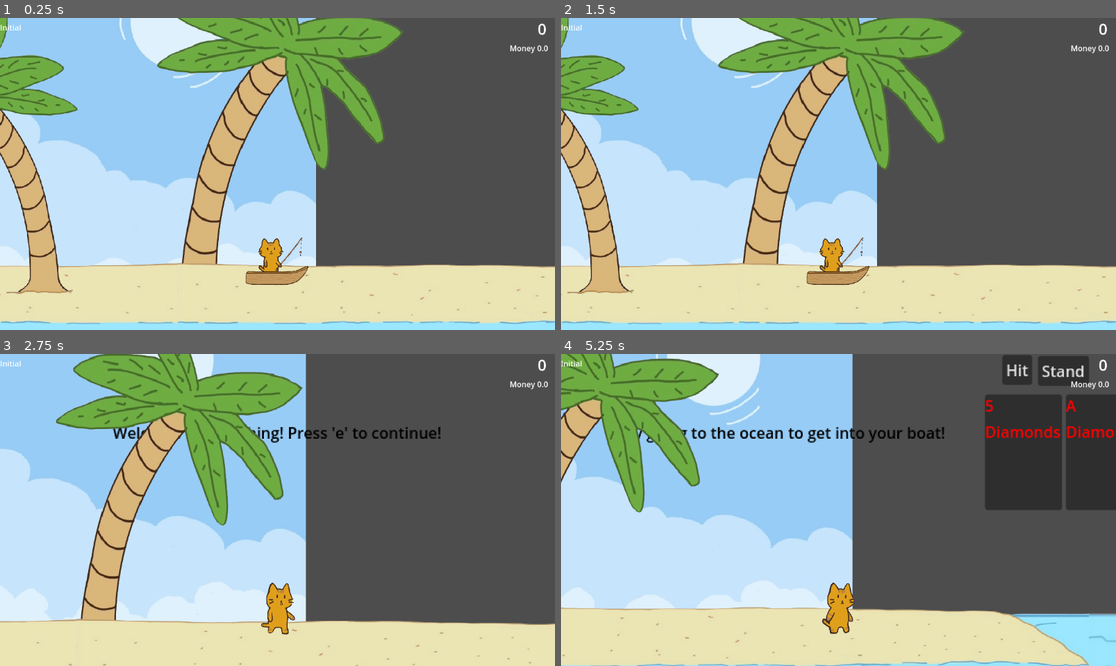
Above: before the commit, frames 1-4 (two rows, left to right).
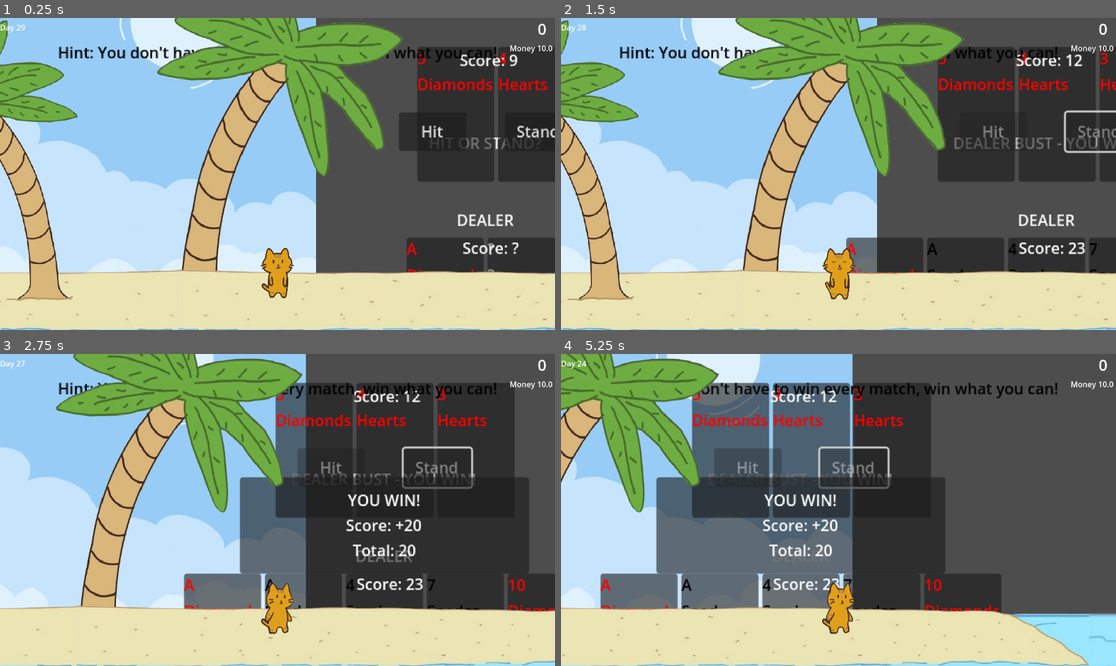
Above: after the commit, the same moments.

Repository: 3yaa/catfishing
Game: Godot game, scene res://scenes/game.tscn
The game is run twice, just before and just after one commit, with the same random seed, the same clock (stepped at 60 frames per second) and the same inputs.
Inputs (mouse positions are in pixels of both pictures, inside the frame that each line leads up to):
- Up to frame 1 (0.25 s): no input
- Up to frame 2 (1.5 s): click (993, 130) at 0.5 s, where only the run after the commit has a clickable "Hit"; click (1099, 130) at 1.25 s, where only the run after the commit has a clickable "Stand"
- Up to frame 3 (2.75 s): tap Enter (ui_accept) at 2, 2.27 s; hold Right (ui_right) from 2.03 s (still down); tap F (fishing) at 2.1 s
- Up to frame 4 (5.25 s): tap E (interact) at 2.75, 2.85, 5.1 s; tap Enter (ui_accept) at 3.02, 4.52 s; release Right (ui_right) at 3.53 s; hold Left (ui_left) 3.53-4.28 s; tap Space at 3.6 s; hold Right (ui_right) from 4.28 s (still down); tap F (fishing) at 4.35 s

The runs differ from the first frame. In frame 1, 29% of the frame differs, in the area x 0-100%, y 0-100%; in frame 2, 32%; in frame 3, 48%; in frame 4, 46%.

Commit message:
blackjack working with dealer

Diff:
--- a/scenes/game.tscn
+++ b/scenes/game.tscn
@@ -192,10 +192,10 @@
 script = ExtResource("9_vtaks")
 
 [node name="Minigame" parent="." instance=ExtResource("10_dinhu")]
-offset_left = 528.0
-offset_top = 200.0
-offset_right = 568.0
-offset_bottom = 240.0
+offset_left = 337.0
+offset_top = 336.0
+offset_right = 337.0
+offset_bottom = 336.0
 
 [node name="CardDisplay" parent="." instance=ExtResource("13_trtic")]
 visible = false
@@ -242,10 +242,10 @@
 script = ExtResource("20_1kice")
 
 [node name="FishShop" parent="." instance=ExtResource("21_5newe")]
-offset_left = 181.0
-offset_top = 53.0
-offset_right = 490.0
-offset_bottom = 238.0
+offset_left = -87.0
+offset_top = 44.0
+offset_right = 222.0
+offset_bottom = 229.0
 script = ExtResource("22_37s47")
 
 [node name="land" type="StaticBody2D" parent="."]
--- a/scenes/minigame.tscn
+++ b/scenes/minigame.tscn
@@ -5,78 +5,171 @@
 
 [node name="Minigame" type="Control"]
 layout_mode = 3
-anchors_preset = 0
-offset_right = 40.0
-offset_bottom = 40.0
+anchors_preset = 15
+anchor_right = 1.0
+anchor_bottom = 1.0
+grow_horizontal = 2
+grow_vertical = 2
 script = ExtResource("1_hwsak")
 
 [node name="MinigameManager" type="Node" parent="."]
 script = ExtResource("2_0dp5x")
 
 [node name="MinigameUI" type="Control" parent="."]
-anchors_preset = 0
-offset_right = 40.0
-offset_bottom = 40.0
+layout_mode = 1
+anchors_preset = 15
+anchor_right = 1.0
+anchor_bottom = 1.0
+grow_horizontal = 2
+grow_vertical = 2
+
+[node name="DealerHandLabel" type="Label" parent="MinigameUI"]
+layout_mode = 1
+anchors_preset = 5
+anchor_left = 0.5
+anchor_right = 0.5
+offset_left = -50.0
+offset_top = 20.0
+offset_right = 50.0
+offset_bottom = 43.0
+grow_horizontal = 2
+text = "DEALER"
+horizontal_alignment = 1
+
+[node name="DealerHand" type="HBoxContainer" parent="MinigameUI"]
+layout_mode = 1
+anchors_preset = 5
+anchor_left = 0.5
+anchor_right = 0.5
+offset_left = -200.0
+offset_top = 50.0
+offset_right = 200.0
+offset_bottom = 190.0
+grow_horizontal = 2
+alignment = 1
+
+[node name="DealerScoreLabel" type="Label" parent="MinigameUI"]
+layout_mode = 1
+anchors_preset = 5
+anchor_left = 0.5
+anchor_right = 0.5
+offset_left = -44.0
+offset_top = 49.0
+offset_right = 56.0
+offset_bottom = 72.0
+grow_horizontal = 2
+text = "Dealer Score: ?"
+horizontal_alignment = 1
+
+[node name="StatusLabel" type="Label" parent="MinigameUI"]
+layout_mode = 1
+anchors_preset = 8
+anchor_left = 0.5
+anchor_top = 0.5
+anchor_right = 0.5
+anchor_bottom = 0.5
+offset_left = -100.0
+offset_top = -60.0
+offset_right = 100.0
+offset_bottom = -37.0
+grow_horizontal = 2
+grow_vertical = 2
+text = "HIT OR STAND?"
+horizontal_alignment = 1
 
 [node name="PlayerHandLabel" type="Label" parent="MinigameUI"]
-layout_mode = 0
-offset_right = 40.0
-offset_bottom = 23.0
+layout_mode = 1
+anchors_preset = 7
+anchor_left = 0.5
+anchor_top = 1.0
+anchor_right = 0.5
+anchor_bottom = 1.0
+offset_left = -50.0
+offset_top = -320.0
+offset_right = 50.0
+offset_bottom = -297.0
+grow_horizontal = 2
+grow_vertical = 0
+text = "PLAYER"
+horizontal_alignment = 1
 
 [node name="PlayerHand" type="HBoxContainer" parent="MinigameUI"]
-layout_mode = 0
-offset_right = 40.0
-offset_bottom = 40.0
+layout_mode = 1
+anchors_preset = 7
+anchor_left = 0.5
+anchor_top = 1.0
+anchor_right = 0.5
+anchor_bottom = 1.0
+offset_left = -189.0
+offset_top = -148.0
+offset_right = 211.0
+offset_bottom = -8.0
+grow_horizontal = 2
+grow_vertical = 0
+alignment = 1
 
 [node name="PlayerScoreLabel" type="Label" parent="MinigameUI"]
-layout_mode = 0
-offset_right = 40.0
-offset_bottom = 23.0
-
-[node name="DealerHandLabel" type="Label" parent="MinigameUI"]
-layout_mode = 0
-offset_right = 40.0
-offset_bottom = 23.0
-
-[node name="DealerHand" type="HBoxContainer" parent="MinigameUI"]
-layout_mode = 0
-offset_right = 40.0
-offset_bottom = 40.0
-
-[node name="DealerScoreLabel" type="Label" parent="MinigameUI"]
-layout_mode = 0
-offset_right = 40.0
-offset_bottom = 23.0
-
-[node name="StatusLabel" type="Label" parent="MinigameUI"]
-layout_mode = 0
-offset_left = 28.0
-offset_top = -70.0
-offset_right = 68.0
-offset_bottom = -47.0
+layout_mode = 1
+anchors_preset = 7
+anchor_left = 0.5
+anchor_top = 1.0
+anchor_right = 0.5
+anchor_bottom = 1.0
+offset_left = -53.0
+offset_top = -146.0
+offset_right = 60.0
+offset_bottom = -123.0
+grow_horizontal = 2
+grow_vertical = 0
+text = "Player Score: 0"
+horizontal_alignment = 1
 
 [node name="HitButton" type="Button" parent="MinigameUI"]
-layout_mode = 0
-offset_left = 18.0
-offset_top = -41.0
-offset_right = 49.0
-offset_bottom = -10.0
+layout_mode = 1
+anchors_preset = 7
+anchor_left = 0.5
+anchor_top = 1.0
+anchor_right = 0.5
+anchor_bottom = 1.0
+offset_left = -90.0
+offset_top = -80.0
+offset_right = -20.0
+offset_bottom = -40.0
+grow_horizontal = 2
+grow_vertical = 0
 text = "Hit"
 
 [node name="StandButton" type="Button" parent="MinigameUI"]
-layout_mode = 0
-offset_left = 55.0
-offset_top = -40.0
-offset_right = 108.0
-offset_bottom = -9.0
+layout_mode = 1
+anchors_preset = 7
+anchor_left = 0.5
+anchor_top = 1.0
+anchor_right = 0.5
+anchor_bottom = 1.0
+offset_left = 20.0
+offset_top = -80.0
+offset_right = 90.0
+offset_bottom = -40.0
+grow_horizontal = 2
+grow_vertical = 0
 text = "Stand"
 
 [node name="ResultPanel" type="PanelContainer" parent="MinigameUI"]
-layout_mode = 0
-offset_left = 17.0
-offset_top = 22.0
-offset_right = 57.0
-offset_bottom = 62.0
+layout_mode = 1
+anchors_preset = 8
+anchor_left = 0.5
+anchor_top = 0.5
+anchor_right = 0.5
+anchor_bottom = 0.5
+offset_left = -150.0
+offset_top = -50.0
+offset_right = 150.0
+offset_bottom = 50.0
+grow_horizontal = 2
+grow_vertical = 2
 
 [node name="ResultText" type="Label" parent="MinigameUI/ResultPanel"]
 layout_mode = 2
+text = "RESULT"
+horizontal_alignment = 1
+vertical_alignment = 1
--- a/scripts/blackjack.gd
+++ b/scripts/blackjack.gd
@@ -1,32 +1,100 @@
 class_name Blackjack
 
 var deck: Deck
-var hand: Array[Deck.Card] = []
-var is_bust: bool = false
+var player_hand: Array[Deck.Card] = []
+var dealer_hand: Array[Deck.Card] = []
+var is_player_bust: bool = false
+var is_dealer_bust: bool = false
 var is_standing: bool = false
+var is_dealer_turn: bool = false
 
 func _init():
-	hand.clear()
+	_reset_game()
+
+func _reset_game():
+	player_hand.clear()
+	dealer_hand.clear()
+	is_player_bust = false
+	is_dealer_bust = false
+	is_standing = false
+	is_dealer_turn = false
+
+	# create a fresh deck for each game
 	deck = Deck.new()
-	hand.append(deck.draw_card())
-	hand.append(deck.draw_card())
+
+	# Deal initial cards
+	player_hand.append(deck.draw_card())
+	dealer_hand.append(deck.draw_card())
+	player_hand.append(deck.draw_card())
+	dealer_hand.append(deck.draw_card())
+
+	# Hide dealer second card
+	dealer_hand[1].visible = false
 
 func is_finished() -> bool:
-	return is_bust || is_standing
-#
-func get_score() -> int:
+	return is_player_bust || (is_standing && is_dealer_turn)
+
+func get_player_score() -> int:
+	return _calculate_score(player_hand)
+
+func get_dealer_score() -> int:
+	return _calculate_score(dealer_hand)
+
+func _calculate_score(hand: Array[Deck.Card]) -> int:
 	var score = 0
+	var aces = 0
+
 	for card in hand:
-		score += card.value
+		if card.rank == "A":
+			aces += 1
+			score += 11
+		else:
+			score += card.value
+
+	# ace
+	while score > 21 && aces > 0:
+		score -= 10
+		aces -= 1
+
 	return score
 
 func hit():
-	if is_finished():
+	if is_finished() || is_standing:
 		return
-	#
-	hand.append(deck.draw_card())
-	if get_score() > 21:
-		is_bust = true
+
+	player_hand.append(deck.draw_card())
+	if get_player_score() > 21:
+		is_player_bust = true
 
 func stand():
+	if is_standing:
+		return
+
 	is_standing = true
+	# reveal dealer hidden ahdn
+	dealer_hand[1].visible = true
+
+	# dealer AI
+	while get_dealer_score() < 17:
+		dealer_hand.append(deck.draw_card())
+
+	if get_dealer_score() > 21:
+		is_dealer_bust = true
+
+	is_dealer_turn = true
+
+func get_winner() -> String:
+	if is_player_bust:
+		return "dealer"
+	if is_dealer_bust:
+		return "player"
+
+	var player_score = get_player_score()
+	var dealer_score = get_dealer_score()
+
+	if player_score > dealer_score:
+		return "player"
+	elif dealer_score > player_score:
+		return "dealer"
+	else:
+		return "push"
--- a/scripts/card_display.gd
+++ b/scripts/card_display.gd
@@ -18,3 +18,11 @@
 
 	suit_label.add_theme_color_override("font_color", color)
 	rank_label.add_theme_color_override("font_color", color)
+
+func set_card_hidden():
+	rank_label.text = "?"
+	suit_label.text = "?"
+
+	var color = Color.DARK_GRAY
+	suit_label.add_theme_color_override("font_color", color)
+	rank_label.add_theme_color_override("font_color", color)
--- a/scripts/minigame_game_controller.gd
+++ b/scripts/minigame_game_controller.gd
@@ -15,34 +15,31 @@
 var card_scene = preload("res://scenes/card_display.tscn")
 
 func _ready():
-	# hide ui start
 	minigame_ui.visible = false
 	result_panel.visible = false
 
-	# connect button signal
 	hit_btn.pressed.connect(_on_hit)
 	stand_btn.pressed.connect(_on_stand)
 
-	# connect game signal
 	mg_manager.cur_game_finished.connect(_on_game_finished)
 	mg_manager.caught_fish.connect(_on_caught_fish)
 	mg_manager.lost_fish.connect(_on_lost_fish)
 
-	# start game
 	mg_manager.new_game()
 	_start_game()
 
 func _start_game():
 	minigame_ui.visible = true
 	result_panel.visible = false
-	_clear_hand()
+	_clear_hands()
 	_enable_buttons()
 	_update_display()
 
 func _on_hit():
-	mg_manager.current_game.hit();
+	mg_manager.current_game.hit()
 	_update_display()
-	if mg_manager.current_game.is_finished():
+
+	if mg_manager.current_game.is_player_bust:
 		_disable_buttons()
 		await get_tree().create_timer(0.5).timeout
 		mg_manager.finish_game()
@@ -51,52 +48,107 @@
 	mg_manager.current_game.stand()
 	_update_display()
 	_disable_buttons()
-	await get_tree().create_timer(0.5).timeout
+	await get_tree().create_timer(1.0).timeout
 	mg_manager.finish_game()
 
-func _on_game_finished(score: int, total_score: int):
-	var is_bust = mg_manager.current_game.is_bust
-	var bust_text = "    BUST" if is_bust else ""
-	result_text.text = "Hand Score: %d%s\nTotal Score: %d" % [score, bust_text, total_score]
+func _on_game_finished(score: int, total_score: int, winner: String):
+	var result_message = ""
+
+	match winner:
+		"player":
+			result_message = "YOU WIN!"
+		"dealer":
+			result_message = "DEALER WINS"
+		"push":
+			result_message = "PUSH - TIE"
+
+	var score_text = "+%d" % score if score > 0 else str(score)
+	result_text.text = "%s\nScore: %s\nTotal: %d" % [result_message, score_text, total_score]
 	result_panel.visible = true
 
-	await get_tree().create_timer(5).timeout
-	minigame_ui.visible = false
+	await get_tree().create_timer(3.0).timeout
+
+	# check if game should continue ??? might be borken
+	if mg_manager.player_score >= mg_manager.score_to_catch || mg_manager.cur_game_num >= mg_manager.max_game_num:
+		return
+
 	mg_manager.new_game()
 	_start_game()
 
 func _on_caught_fish():
-	print("CAUGHT FISH")
-	minigame_ui.visible = false
-	# add score and stuff
+	print("CAUGHT FISH - YOU WIN!")
+	status_label.text = "YOU CAUGHT THE FISH!"
+	result_text.text = "VICTORY!\nYou caught the fish!"
+	result_panel.visible = true
+
+	_disable_buttons()
+
 
 func _on_lost_fish():
-	print("LOST FISH")
-	minigame_ui.visible = false
-	# :'(
+	print("LOST FISH - GAME OVER")
+	status_label.text = "FISH GOT AWAY..."
+	result_text.text = "GAME OVER\nThe fish got away!"
+	result_panel.visible = true
+
+	_disable_buttons()
 
 func _update_display():
-	_display_hand(mg_manager.current_game.hand, player_hand_container, player_score_label);
-	#
-	if mg_manager.current_game.is_bust:
-		status_label.text = "BUST"
-	elif mg_manager.current_game.is_standing:
-		status_label.text = "STANDING"
+	var game = mg_manager.current_game
+
+	# display both hands
+	_display_hand(game.player_hand, player_hand_container, player_score_label, true)
+	_display_hand(game.dealer_hand, dealer_hand_container, dealer_score_label, game.is_standing)
+
+	# status update
+	if game.is_player_bust:
+		status_label.text = "BUST - YOU LOSE!"
+	elif game.is_dealer_bust:
+		status_label.text = "DEALER BUST - YOU WIN!"
+	elif game.is_standing:
+		status_label.text = "DEALER'S TURN"
 	else:
-		status_label.text = "HIT OR STAND"
+		status_label.text = "HIT OR STAND?"
 
-func _display_hand(hand: Array, container: Container, score_label: Label):
-	# clear existing
+func _display_hand(hand: Array, container: Container, score_label: Label, show_score: bool):
+	# clear existing cards
 	for child in container.get_children():
 		child.queue_free()
 
-	# create card display
+	# create card displays
 	for card in hand:
 		var card_display = card_scene.instantiate()
 		container.add_child(card_display)
-		card_display.set_card(card.suit, card.rank)
 
-func _clear_hand():
+		if card.visible:
+			card_display.set_card(card.suit, card.rank)
+		else:
+			card_display.set_card_hidden()
+
+	# Update score label
+	if show_score:
+		var score = 0
+		for card in hand:
+			if card.visible:
+				if card.rank == "A":
+					score += 11
+				else:
+					score += card.value
+
+		# fooking ace
+		var aces = 0
+		for card in hand:
+			if card.visible && card.rank == "A":
+				aces += 1
+
+		while score > 21 && aces > 0:
+			score -= 10
+			aces -= 1
+
+		score_label.text = "Score: %d" % score
+	else:
+		score_label.text = "Score: ?"
+
+func _clear_hands():
 	for child in player_hand_container.get_children():
 		child.queue_free()
 	for child in dealer_hand_container.get_children():
--- a/scripts/minigame_manager.gd
+++ b/scripts/minigame_manager.gd
@@ -3,45 +3,50 @@
 
 @export var max_game_num: int = 4
 @export var score_to_catch: int = 100
-#
+
 var current_game: Blackjack
-var player_score: int = 10
-var cur_game_bet: int = 0
-var cur_game_num: int = 1
-#
+var player_score: int = 0
+var cur_game_bet: int = 10
+var cur_game_num: int = 0
+
 signal caught_fish
 signal lost_fish
-signal cur_game_finished(score: int, total_score: int)
+signal cur_game_finished(score: int, total_score: int, winner: String)
 
 func _ready():
 	new_game()
 
 func new_game():
-	# -- won
-	# if player_score >= score_to_catch:
-	# 	caught_fish.emit()
-	# 	return
-	# # -- lost
-	# if cur_game_num >= max_game_num:
-	# 	lost_fish.emit()
-	# 	return
+	# win condition
+	if player_score >= score_to_catch:
+		caught_fish.emit()
+		return
+
+	# lose condition
+	if cur_game_num >= max_game_num:
+		lost_fish.emit()
+		return
+
 	# new hand
 	cur_game_num += 1
 	current_game = Blackjack.new()
 
 func finish_game():
+	var winner = current_game.get_winner()
 	var cur_game_score = 0
-	if not current_game.is_bust:
-		cur_game_score = int(current_game.get_score() * _get_payout_multiplier())
+
+	if winner == "player":
+		cur_game_score = int(cur_game_bet * _get_payout_multiplier())
+	elif winner == "dealer":
+		cur_game_score = - cur_game_bet
 
 	player_score += cur_game_score
-	cur_game_finished.emit(cur_game_score, player_score)
+	cur_game_finished.emit(cur_game_score, player_score, winner)
 
-	# await get_tree().create_timer(1.0).timeout
-	new_game()
+# ------------ absolute garbage
+func _get_payout_multiplier() -> float:
+	# check for blackjack (21 with 2 cards)
+	if current_game.get_player_score() == 21 && current_game.player_hand.size() == 2:
+		return 2.5
 
-func _get_payout_multiplier() -> float:
-	if current_game.is_bust:
-		return 0.0
-	# LOGIC FOR MULTIPLIER
-	return 1.0
+	return 2.0
--- a/scripts/world_ui.gd
+++ b/scripts/world_ui.gd
@@ -1,6 +1,6 @@
 extends CanvasLayer
 
-@export var dev_mode: bool = false
+@export var dev_mode: bool = true
 
 @onready var fish_score = $FishCounter/FishScore
 
